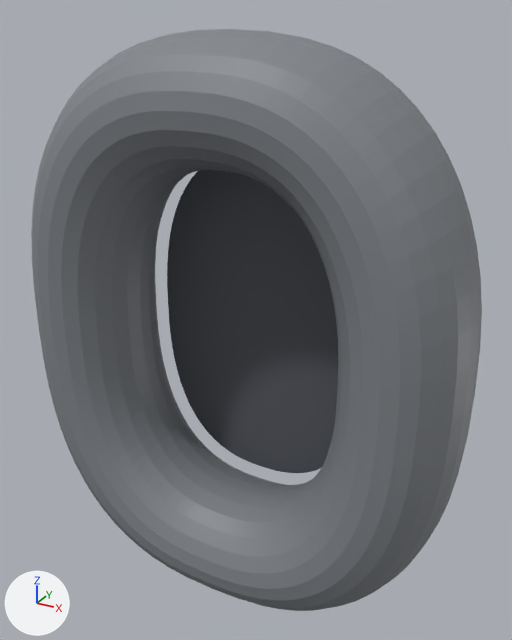
The glTF model fixtures/scans/scn_headphones_cat/parts/p4.glb: old version first, new version second.
Before and after are seen from a 50 mm camera at (-38.8, -122.8, 65.4) aimed at (-87.0, -35.1, 21.6). The axes (+X, +Y, +Z) are drawn at lower left. The lights are the same throughout. The older version comes first.

In view in the first picture: 'geometry_0'.
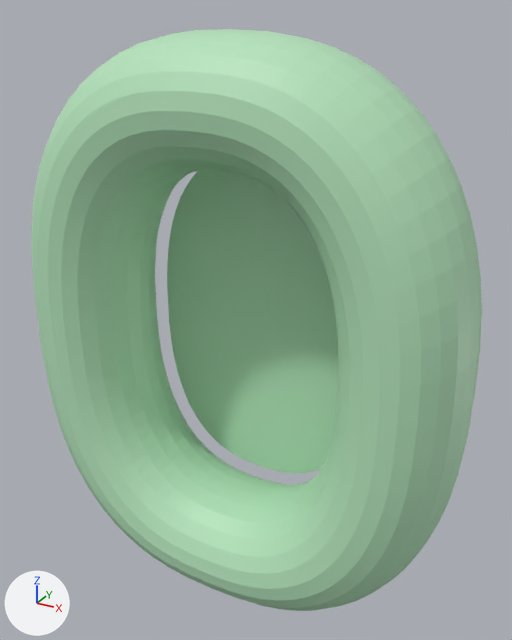
Scene script edits in JSON lines:
```json
{"block": "me_geometry_0", "where": "me_geometry_0.from_pydata(...)  # 1664 vertices, 3324 faces; spans x -125.0..-53.0, y -49.0..-27.0, z -27.0..63.0"}
{"block": "me_geometry_0", "where": "# used by ob_geometry_0; location = (0.0, 0.0, 0.0)"}
{"block": "me_geometry_0", "change": "me_geometry_0 part 1: 3324 faces centred in x -124.9..-53.1, y -48.9..-27.1, z -26.8..62.8 are repainted in the vertex colours; the middle colour goes from grey #808489 to green #b6e5bd"}
```

Changed parts and their boxes (x1, y1, x2, y2) in the pictures (512 x 640 px):
```json
{"part": 1, "of": "me_geometry_0", "change": "recoloured", "before": [31, 29, 482, 611], "after": [31, 29, 482, 611], "on screen": "grey to green"}
```
